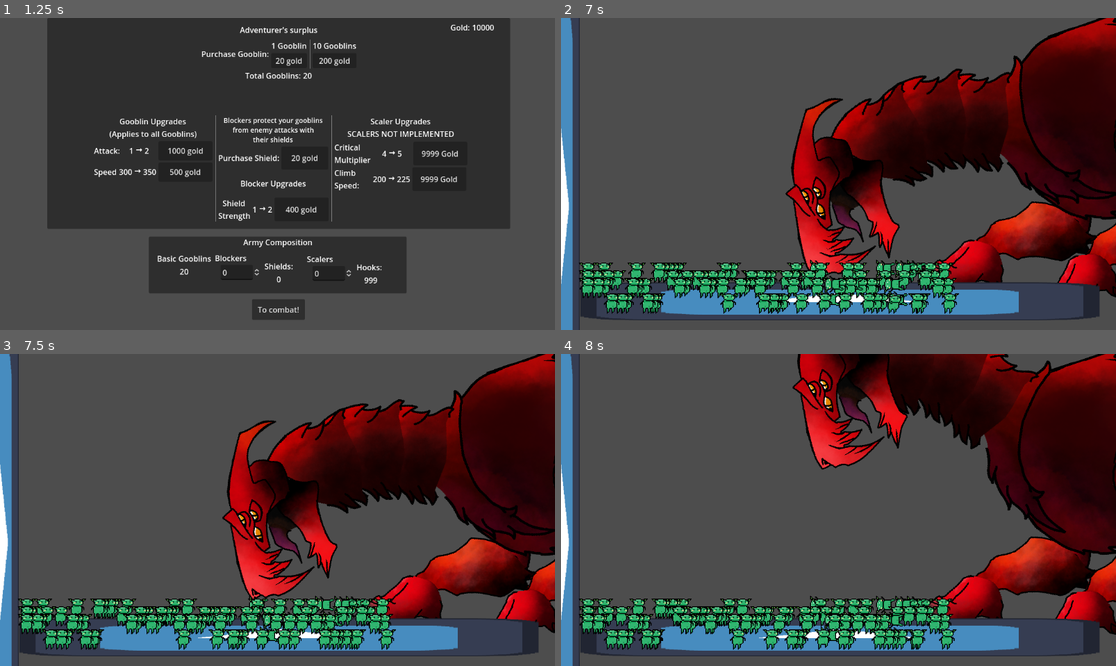
Above: before the commit, frames 1-4 (two rows, left to right).
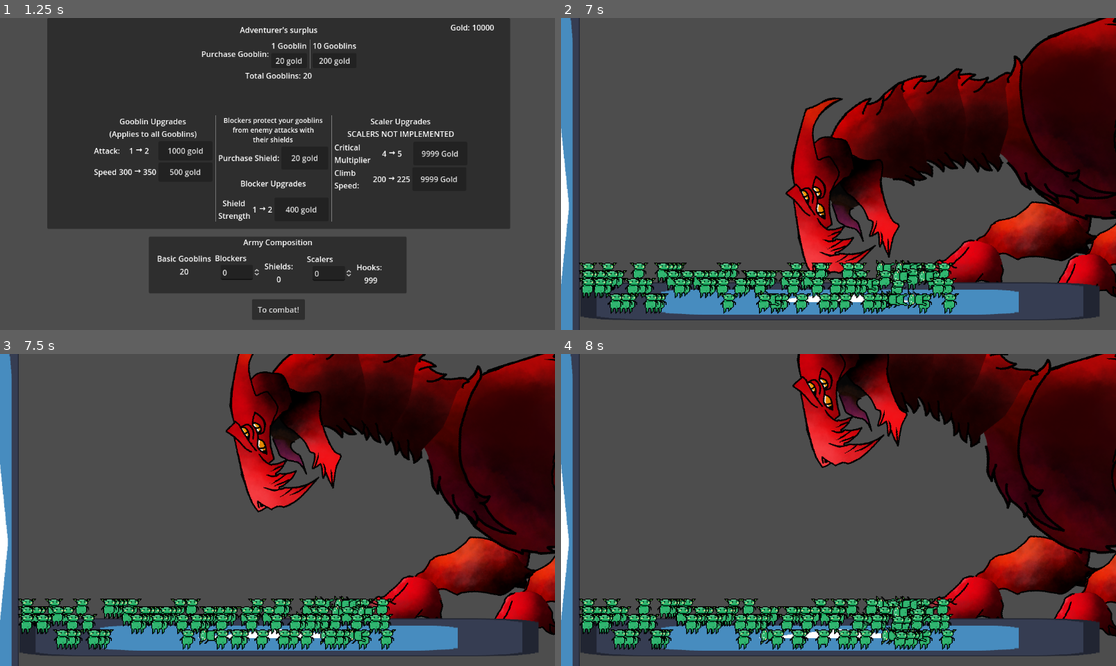
Above: after the commit, the same moments.

Repository: thecaptaincarrot/GMTK-2024-Game-Jam
Game: Godot game, scene res://main.tscn
Same seed, same stepped clock (60 frames per second), same inputs: the game is played once before the commit and once after it. The engine's default icon, where the game draws it, is replaced by a stand-in: a white triangle on a blue panel in a dark square.
Inputs:
- Up to frame 1 (1.25 s): click "New Run" at 0.5 s
- Up to frame 2 (7 s): click "To combat!" at 1.25 s; tap Enter at 2 s; tap Escape (ui_cancel) at 5.65 s
- Up to frame 3 (7.5 s): no input
- Up to frame 4 (8 s): no input

Frame 1 is identical in both runs. In frame 2, 3.4% of the frame differs, in the area x 4-100%, y 2-95%; in frame 3, 29%, in the area x 4-100%, y 0-95%; in frame 4, 8.0%.

Commit message:
Fix and clarify

Diff:
--- a/Classes/StateMachine/GenericState.gd
+++ b/Classes/StateMachine/GenericState.gd
@@ -6,7 +6,7 @@
 # Reference to FSM added so you can swap between states from inside the state
 @onready var state_machine = $".."
 
-# Reference to the stats of the enemy in question
+# Reference to the health etc of the enemy in question
 @onready var beast: Beast = state_machine.get_parent()
 
 # The animation is an export variable !!!
--- a/Entities/Enemies/Core/beast.gd
+++ b/Entities/Enemies/Core/beast.gd
@@ -12,18 +12,19 @@
 @onready var ik_targets: Node2D = $IKTargets
 @onready var hitbox_component: Area2D = $HitboxComponent
 
-
+# Refer to the timer itself
 @onready var random_target_timer: Timer = $RandomTargetTimer
 @export var min_retarget_time := 2
 @export var max_retarget_time := 4
 
-signal attack_call(target)
-@export var attack_chance := 1 # 1 in X
+@export var attack_chance := 1 # 1 in X chance to launch the attack it's deliberating on
 
+# i havent really developed the deadstate but it's pretty straightforward i think
 signal died
 @export var max_health := 1000 #placeholder
 var health = max_health
 
+# Universal functionality but customized use in states
 signal reacquire_targets
 @export var targets := []
 var current_target: Gooblin
@@ -42,6 +43,7 @@
 	animation_player.play(state_machine.find_child(state).animation)
 
 func _on_animation_finished(_anim):
+	# never uncomment this line under any circumstance
 	#state_machine.change_to_state("IdleState")
 	pass
 
--- a/Entities/Enemies/Dragon/BiteState.gd
+++ b/Entities/Enemies/Dragon/BiteState.gd
@@ -6,23 +6,14 @@
 @export var attacker: CollisionShape2D
 
 @export var damage := 10
+@export var non_lethal_damage := 5
 @export var attack_time := 2.0
 @export var attack_height := 20
 
 var intersecting_goobs : Array
 
-#func _ready():
-	#hitbox.body_entered.connect(_add_to_goob_list)
-	#pass
-#
-#func _add_to_goob_list(goob):
-	#if goob not in intersecting_goobs and goob in beast.targets:
-		#intersecting_goobs.append(goob)
-	#print("intersect")
-	#print(intersecting_goobs.size())
-var final_targets: Array
-
 func enter(msg):
+	attacker.disabled = false
 	beast.random_target_timer.stop()
 	beast.acquire_targets()
 	var prev_position = head_pointer.global_position
@@ -33,16 +24,7 @@
 	await tween.finished
 
 	## KILL
-	#attacker.disabled = false
-
-	var timer = get_tree().create_timer(0.2)
-
 	hurt_gooblins()
-
-	await timer.timeout
-	#attacker.disabled = true
-	final_targets.clear()
-
 
 	tween = get_tree().create_tween()
 	tween.tween_property(head_pointer, "global_position", prev_position, attack_time/1.5).set_trans(Tween.TRANS_EXPO)
@@ -60,27 +42,24 @@
 
 func physics_update(_delta):
 	intersecting_goobs = hitbox.get_overlapping_bodies()
-	for i in intersecting_goobs:
-		if i not in final_targets:
-			final_targets.append(i)
-	#print(intersecting_goobs.size())
-	#print(final_targets.size())
-	#if intersecting_goobs:
-		#print(intersecting_goobs)
-	#intersecting_goobs.clear()
 
 func exit():
-	# once it's done
+	# exit clean up
+	attacker.disabled = true
 	beast.random_target_timer.start()
 
 func hurt_gooblins():
 	#print("KILLLLLL")
 	var counter = damage
+	var fling_counter = non_lethal_damage
 	for goob in intersecting_goobs:
 		if counter > 0 and goob:
 			#print(counter)
 			goob.hurt()
 			counter -= 1
+		if fling_counter > 0 and goob:
+			goob.fling()
+			fling_counter -= 1
 		#if goob.unit_type == Gooblin.GooblinType.SHIELD:
 			#if counter > GooblinUpgrades.shield_health * :
 				#goob.hurt()
--- a/Entities/Enemies/Dragon/Dragon.tscn
+++ b/Entities/Enemies/Dragon/Dragon.tscn
@@ -215,11 +215,13 @@
 rotation = 2.88471
 scale = Vector2(0.999931, 0.999931)
 shape = SubResource("CircleShape2D_krs6l")
+disabled = true
 debug_color = Color(0.5, 0, 0, 0.196078)
 
 [node name="Attacker" type="CollisionShape2D" parent="Beast/HitboxComponent" index="1"]
 position = Vector2(-390, 300)
 shape = SubResource("CircleShape2D_13ave")
+disabled = true
 debug_color = Color(0.5, 0, 0, 0.196078)
 
 [node name="HurtboxComponent" parent="Beast" index="4" node_paths=PackedStringArray("sprites")]
@@ -231,8 +233,7 @@
 
 [node name="body1" type="Bone2D" parent="Beast/SkeletonComponent" index="0"]
 position = Vector2(0, -131)
-rotation = -0.0469611
-scale = Vector2(1, 1)
+rotation = -0.0469468
 rest = Transform2D(1, 0, 0, 1, 0, -131)
 metadata/_local_pose_override_enabled_ = true
 
@@ -242,7 +243,7 @@
 
 [node name="body2" type="Bone2D" parent="Beast/SkeletonComponent/body1"]
 position = Vector2(-155, 9.99998)
-rotation = -0.846886
+rotation = -0.846874
 scale = Vector2(0.999961, 0.999961)
 rest = Transform2D(0.819972, -0.57234, 0.57234, 0.819972, -285, -316)
 metadata/_local_pose_override_enabled_ = true
@@ -253,8 +254,8 @@
 remote_path = NodePath("../../../../Sprites/body2")
 
 [node name="neck1" type="Bone2D" parent="Beast/SkeletonComponent/body1/body2"]
-position = Vector2(7.8671, -171.06)
-rotation = -1.38422
+position = Vector2(7.86712, -171.06)
+rotation = -1.38424
 scale = Vector2(0.999991, 0.999991)
 rest = Transform2D(-0.562216, -0.826994, 0.826994, -0.562216, 42.1413, -37.6608)
 metadata/_local_pose_override_enabled_ = true
@@ -266,7 +267,7 @@
 
 [node name="neck2" type="Bone2D" parent="Beast/SkeletonComponent/body1/body2/neck1"]
 position = Vector2(138.933, -17.7738)
-rotation = -0.00191576
+rotation = -0.00196439
 scale = Vector2(0.999998, 0.999998)
 rest = Transform2D(0.331571, 0.94343, -0.94343, 0.331571, 257.437, -229.685)
 metadata/_local_pose_override_enabled_ = true
@@ -289,8 +290,8 @@
 remote_path = NodePath("../../../../../../../Sprites/neck3")
 
 [node name="head" type="Bone2D" parent="Beast/SkeletonComponent/body1/body2/neck1/neck2/neck3"]
-position = Vector2(-49.2273, -57.4251)
-rotation = 0.131786
+position = Vector2(-49.2273, -57.425)
+rotation = 0.131837
 scale = Vector2(0.999989, 0.999989)
 rest = Transform2D(0.628677, -0.777684, 0.777684, 0.628677, -358.387, -72.6546)
 metadata/_local_pose_override_enabled_ = true
@@ -320,7 +321,7 @@
 
 [node name="legR" type="Bone2D" parent="Beast/SkeletonComponent/body1"]
 position = Vector2(-2.99999, 24)
-rotation = -1.36542
+rotation = -1.36544
 scale = Vector2(0.999931, 0.999931)
 rest = Transform2D(0.0304358, -0.999465, 0.999465, 0.0304358, -162, 346)
 metadata/_local_pose_override_enabled_ = true
@@ -332,7 +333,7 @@
 
 [node name="shinR" type="Bone2D" parent="Beast/SkeletonComponent/body1/legR"]
 position = Vector2(-301.06, 36.1771)
-rotation = 1.51402
+rotation = 1.51404
 scale = Vector2(0.999979, 0.999979)
 rest = Transform2D(0.193043, 0.981163, -0.981163, 0.193043, -332.616, 51.6331)
 metadata/_local_pose_override_enabled_ = true
@@ -344,7 +345,7 @@
 
 [node name="footR" type="Bone2D" parent="Beast/SkeletonComponent/body1/legR/shinR"]
 position = Vector2(-117.557, 122.481)
-rotation = 3.00354
+rotation = 3.00353
 scale = Vector2(0.999993, 0.999993)
 rest = Transform2D(-0.9866, -0.163089, 0.163089, -0.9866, -263.466, 303.112)
 auto_calculate_length_and_angle = false
@@ -359,7 +360,7 @@
 
 [node name="legL" type="Bone2D" parent="Beast/SkeletonComponent/body1"]
 position = Vector2(-179.001, 53.9999)
-rotation = -1.1708
+rotation = -1.16987
 scale = Vector2(0.999908, 0.999908)
 rest = Transform2D(-0.0226775, -0.999639, 0.999639, -0.0226775, -295, 386)
 metadata/_local_pose_override_enabled_ = true
@@ -371,7 +372,7 @@
 
 [node name="shinL" type="Bone2D" parent="Beast/SkeletonComponent/body1/legL"]
 position = Vector2(-213.028, 23.9384)
-rotation = 1.60825
+rotation = 1.60625
 scale = Vector2(0.9999, 0.9999)
 rest = Transform2D(-0.371687, 0.928329, -0.928329, -0.371687, -298.095, 77.6086)
 metadata/_local_pose_override_enabled_ = true
@@ -383,7 +384,7 @@
 
 [node name="footL" type="Bone2D" parent="Beast/SkeletonComponent/body1/legL/shinL"]
 position = Vector2(-61.6268, 160.595)
-rotation = 2.63239
+rotation = 2.63365
 scale = Vector2(1, 1)
 rest = Transform2D(-0.896124, 0.44372, -0.44372, -0.896124, -170, 357.058)
 auto_calculate_length_and_angle = false
@@ -405,17 +406,17 @@
 
 [node name="body1" type="Sprite2D" parent="Beast/Sprites" index="0"]
 z_index = -50
-position = Vector2(-89.3693, -72.7499)
-rotation = -0.0468596
-scale = Vector2(0.999998, 0.999998)
+position = Vector2(-89.3687, -72.75)
+rotation = -0.0468615
+scale = Vector2(0.999992, 0.999992)
 texture = ExtResource("9_rmtai")
 region_enabled = true
 region_rect = Rect2(1236, 1136, 484, 417)
 
 [node name="body2" type="Sprite2D" parent="Beast/Sprites" index="1"]
 z_index = -49
-position = Vector2(-258.942, -123.179)
-rotation = -0.211893
+position = Vector2(-258.944, -123.179)
+rotation = -0.211889
 scale = Vector2(0.999963, 0.999963)
 texture = ExtResource("9_rmtai")
 region_enabled = true
@@ -423,27 +424,27 @@
 
 [node name="neck1" type="Sprite2D" parent="Beast/Sprites" index="2"]
 z_index = -48
-position = Vector2(-323.666, -273.167)
-rotation = -0.258837
-scale = Vector2(0.999955, 0.999955)
+position = Vector2(-323.667, -273.168)
+rotation = -0.258839
+scale = Vector2(0.999954, 0.999954)
 texture = ExtResource("9_rmtai")
 region_enabled = true
 region_rect = Rect2(1004, 614, 215, 228)
 
 [node name="neck2" type="Sprite2D" parent="Beast/Sprites" index="3"]
 z_index = -47
-position = Vector2(-393.795, -331.939)
-rotation = -0.419636
-scale = Vector2(0.999953, 0.999953)
+position = Vector2(-393.796, -331.94)
+rotation = -0.419638
+scale = Vector2(0.999947, 0.999947)
 texture = ExtResource("9_rmtai")
 region_enabled = true
 region_rect = Rect2(1004, 614, 215, 228)
 
 [node name="neck3" type="Sprite2D" parent="Beast/Sprites" index="4"]
 z_index = -46
-position = Vector2(-490.724, -375.253)
-rotation = -1.11553
-scale = Vector2(0.999948, 0.999948)
+position = Vector2(-490.725, -375.253)
+rotation = -1.11552
+scale = Vector2(0.999943, 0.999943)
 texture = ExtResource("9_rmtai")
 region_enabled = true
 region_rect = Rect2(1004, 614, 215, 228)
@@ -452,7 +453,7 @@
 z_index = -45
 position = Vector2(-605.353, -276.066)
 rotation = -1.20856
-scale = Vector2(0.999937, 0.999937)
+scale = Vector2(0.999941, 0.999941)
 texture = ExtResource("9_rmtai")
 region_enabled = true
 region_rect = Rect2(670, 917, 362, 251)
@@ -461,61 +462,61 @@
 z_index = -46
 position = Vector2(-574.427, -246.85)
 rotation = -1.20856
-scale = Vector2(0.999937, 0.999937)
+scale = Vector2(0.999941, 0.999941)
 texture = ExtResource("9_rmtai")
 region_enabled = true
 region_rect = Rect2(834, 1173, 112, 119)
 
 [node name="jaw" type="Sprite2D" parent="Beast/Sprites" index="7"]
 z_index = -46
-position = Vector2(-528.961, -266.008)
-rotation = -0.966918
-scale = Vector2(0.999937, 0.999937)
+position = Vector2(-528.961, -266.007)
+rotation = -0.966917
+scale = Vector2(0.999941, 0.999941)
 texture = ExtResource("9_rmtai")
 region_enabled = true
 region_rect = Rect2(838, 1307, 150, 214)
 
 [node name="legL" type="Sprite2D" parent="Beast/Sprites" index="8"]
 z_index = -55
-position = Vector2(-180.943, 15.7273)
-rotation = 0.187533
-scale = Vector2(0.999927, 0.999927)
+position = Vector2(-180.946, 15.7199)
+rotation = 0.187651
+scale = Vector2(0.999912, 0.999912)
 texture = ExtResource("9_rmtai")
 region_enabled = true
 region_rect = Rect2(378, 845, 191, 345)
 
 [node name="shinL" type="Sprite2D" parent="Beast/Sprites" index="9"]
 z_index = -54
-position = Vector2(-255.878, 182.264)
-rotation = 0.273711
-scale = Vector2(0.999826, 0.999826)
+position = Vector2(-255.889, 182.252)
+rotation = 0.273576
+scale = Vector2(0.999809, 0.999809)
 texture = ExtResource("9_rmtai")
 region_enabled = true
 region_rect = Rect2(354, 1221, 225, 201)
 
 [node name="footL" type="Sprite2D" parent="Beast/Sprites" index="10"]
 z_index = -53
-position = Vector2(-382.807, 277.579)
-rotation = -0.0446405
-scale = Vector2(0.999823, 0.999823)
+position = Vector2(-382.806, 277.579)
+rotation = -0.0446414
+scale = Vector2(0.999814, 0.999814)
 texture = ExtResource("9_rmtai")
 region_enabled = true
 region_rect = Rect2(364, 1445, 207, 100)
 
 [node name="legR" type="Sprite2D" parent="Beast/Sprites" index="11"]
 z_index = -40
-position = Vector2(-4.54668, 63.5828)
-rotation = -0.000434563
-scale = Vector2(0.999931, 0.999931)
+position = Vector2(-4.54856, 63.5774)
+rotation = -0.000422658
+scale = Vector2(0.999927, 0.999927)
 texture = ExtResource("9_rmtai")
 region_enabled = true
 region_rect = Rect2(378, 845, 191, 345)
 
 [node name="shinR" type="Sprite2D" parent="Beast/Sprites" index="12"]
 z_index = -39
-position = Vector2(-41.6734, 226.812)
-rotation = 0.284057
-scale = Vector2(0.999913, 0.999913)
+position = Vector2(-41.6754, 226.808)
+rotation = 0.284025
+scale = Vector2(0.999908, 0.999908)
 texture = ExtResource("9_rmtai")
 region_enabled = true
 region_rect = Rect2(354, 1221, 225, 201)
@@ -523,8 +524,8 @@
 [node name="footR" type="Sprite2D" parent="Beast/Sprites" index="13"]
 z_index = -38
 position = Vector2(-172.214, 310.646)
-rotation = -0.0364231
-scale = Vector2(0.999903, 0.999903)
+rotation = -0.0364236
+scale = Vector2(0.999905, 0.999905)
 texture = ExtResource("9_rmtai")
 region_enabled = true
 region_rect = Rect2(364, 1445, 207, 100)
--- a/Entities/Enemies/Dragon/States/IdleState.gd
+++ b/Entities/Enemies/Dragon/States/IdleState.gd
@@ -27,6 +27,11 @@
 
 var tween
 
+
+# this function is connected to the timeout of the randomtarget timer
+# the attack_to_do picks what to deliberate. 0 is bite, 1 is stomp, 2 is nothing
+# further along the function, there's another check with attack_chance that decides if the dragon will do
+#what it is deliberating on and swaps into the appropriate state if it chooses to
 func target_and_attack():
 	if get("head_pointer"):
 		var tween_target
--- a/Entities/Enemies/Dragon/States/StompState.gd
+++ b/Entities/Enemies/Dragon/States/StompState.gd
@@ -16,6 +16,7 @@
 
 
 func enter(_msg):
+	stomper.disabled = false
 	beast.random_target_timer.stop()
 	var prev_foot_pointer_position = foot_pointer.global_position
 
@@ -58,4 +59,5 @@
 
 func exit():
 	# once it's done
+	stomper.disabled = true
 	beast.random_target_timer.start()
--- a/Entities/Enemies/Dragon/dragon.gd
+++ b/Entities/Enemies/Dragon/dragon.gd
@@ -2,11 +2,14 @@
 
 @onready var enemy = $Beast
 @export var horde_controller: GooblinHordeController
+
+# these two are kind of hacky but it doesnt really matter since this script is a unique monster sript
 @onready var attacker: CollisionShape2D = $Beast/HitboxComponent/Attacker
 @onready var head_pointer: Node2D = $Beast/IKTargets/headTarget
+
 var target_list: Array
 
-# Called when the node enters the scene tree for the first time.
+
 func _ready() -> void:
 	enemy.reacquire_targets.connect(reacquire_targets)
 	reacquire_targets()
@@ -18,14 +21,10 @@
 
 func die():
 	enemy.state_machine.change_to_state("DeadState")
-# Called every frame. 'delta' is the elapsed time since the previous frame.
+
 func _process(_delta: float) -> void:
 	attacker.global_position.x = head_pointer.global_position.x
 
+# Surface level dmg function for the horde to access
 func take_damage(dmg):
 	enemy.take_damage(dmg)
-
-#func _unhandled_key_input(event: InputEvent) -> void:
-	## this is getting deleted asap
-	#if event.is_action_pressed("ui_cancel"):
-		#enemy.state_machine.change_to_state("StompState")
--- a/Entities/Gooblins/gooblin.gd
+++ b/Entities/Gooblins/gooblin.gd
@@ -31,7 +31,7 @@
 
 @export var jump_vector = Vector2(400, 600)
 
-@export var fling_vector = Vector2(-500, 800)
+@export var fling_vector = Vector2(-500, -800)
 
 #used to move the velocity back to zero
 #when input is not being sent to movement
